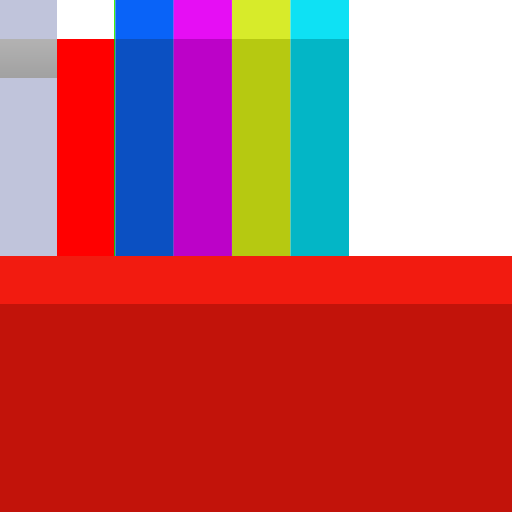
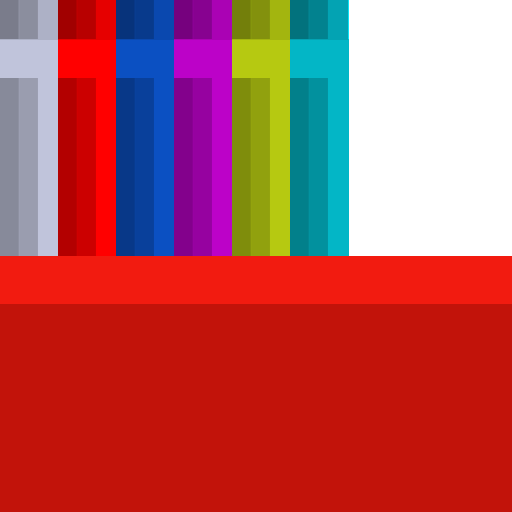
Layers edited between the first and the second 512 × 512 image:
added group "Group 1" with 9 layers above "Group 2" over [0, 78, 328, 256]
added group "01" with 1 layers in group "Group 1" over [0, 78, 309, 256]
added group "02" with 1 layers in group "Group 1" over [19, 78, 328, 256]
added group "Group 2" with 6 layers above "Group 3" over [0, 0, 348, 256]
added layer "Rectangle 2 copy 5" in group "Group 2" over [290, 0, 348, 256]
added layer "Rectangle 2 copy 4" in group "Group 2" over [232, 0, 290, 256]
added layer "Rectangle 2 copy 3" in group "Group 2" over [174, 0, 232, 256]
added layer "Rectangle 2 copy 2" in group "Group 2" over [116, 0, 174, 256]
added layer "Rectangle 2 copy" in group "Group 2" over [58, 0, 116, 256]
added layer "Rectangle 2" in group "Group 2" over [0, 0, 58, 256]
added group "Group 3" with 24 layers over [0, 0, 348, 256]
moved "Прямоугольник 4 копия 3" (1st of 2, in "Group 3") into group "Group 3" over [57, 39, 114, 78]
moved "Прямоугольник 4 копия 3" (2nd of 2, in "Group 3") into group "Group 3" over [57, 0, 114, 39]
moved "Прямоугольник 4 копия 2" into group "Group 3" over [0, 39, 57, 78]
moved "Прямоугольник 4 копия" into group "Group 3" over [0, 0, 57, 39]
moved "Прямоугольник 4 копия 4" into group "Group 3" over [57, 39, 114, 256]
moved "Прямоугольник 4" into group "Group 3" over [0, 39, 57, 256]
moved "Группа 2" into group "Group 3" over [57, 0, 348, 39]
moved "Группа 1" into group "Group 3" over [57, 39, 348, 256]
renamed "Фон" to "Layer 0", moved it into group "Group 3" over [0, 0, 348, 256]
